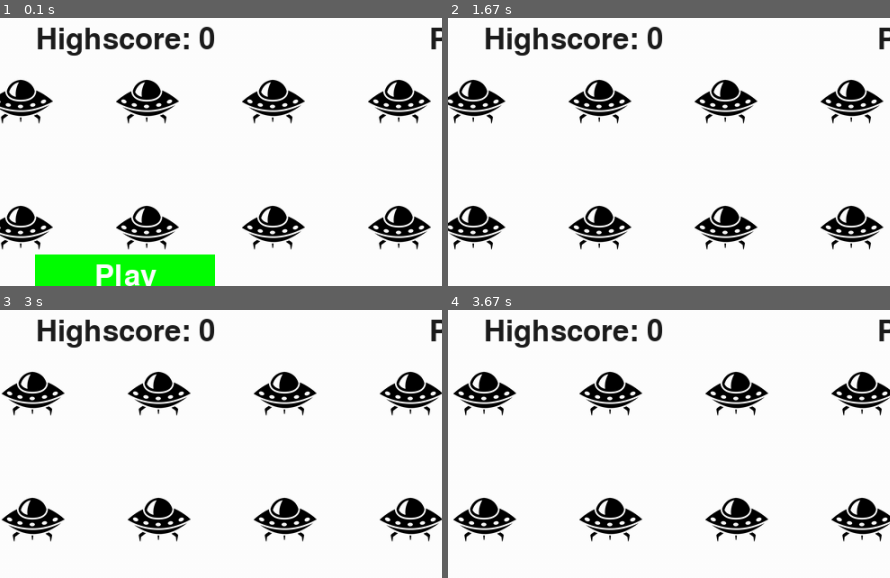
Above: before the commit, frames 1-4 (two rows, left to right).
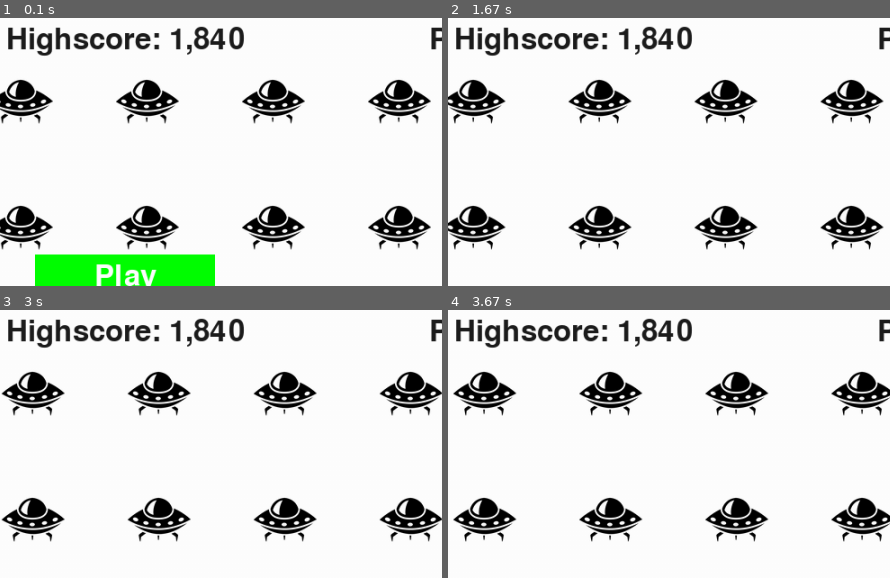
Above: after the commit, the same moments.

Repository: ian-developer/pygame-project-alien-destroyer
Game: pygame game, started from alien_invasion.py
Two runs of this game, one before a commit and one after it. Both use one fixed random seed, a clock stepped at 60 frames per second and the inputs below.
Inputs:
- Up to frame 1 (0.1 s): no input
- Up to frame 2 (1.67 s): hold Space 0.33-0.8 s; hold Right 0.33-0.8 s; click "Play" at 0.88 s; tap Space at 1.17, 1.57 s; hold Right from 1.5 s (still down)
- Up to frame 3 (3 s): tap Space at 1.87, 2.07, 2.37, 2.57, 2.87 s; release Right at 1.97 s; hold Right 2-2.47 s; hold Left from 2.5 s (still down)
- Up to frame 4 (3.67 s): release Left at 3.03 s; hold Left 3.07-3.47 s; tap Space at 3.13, 3.43, 3.57 s; hold Right from 3.5 s (still down)
The pictures show only the part of the screen within x 36-86%, y 1-51%; the shares and areas given below are measured in that part.

The runs differ from the first frame. In frame 1, 2.8% of the frame differs, in the area x 1-56%, y 2-15%; in frame 2, 2.8%; in frame 3, 2.8%; in frame 4, 2.8%.

Commit message:
highscore is now saved in a txt file

Diff:
--- a/game_functions.py
+++ b/game_functions.py
@@ -7,7 +7,7 @@
 from bullet import Bullet
 from alien import Alien
 
-def check_keydown_events(event, ai_settings, screen, ship, bullets):
+def check_keydown_events(event, ai_settings, screen, stats, ship, bullets):
     if event.key == pygame.K_RIGHT:
         ship.moving_right = True
     elif event.key == pygame.K_LEFT:
@@ -15,6 +15,7 @@
     elif event.key == pygame.K_SPACE:
         fire_bullet(ai_settings, screen, ship, bullets)
     elif event.key == pygame.K_q:
+        save_highscore(stats)
         sys.exit()
 
 def check_keyup_events(event, ship):
@@ -27,6 +28,7 @@
     """respond to keypresses and mouse events."""
     for event in pygame.event.get():
         if event.type == pygame.QUIT:
+            save_highscore(stats)
             sys.exit()
 
         elif event.type == pygame.MOUSEBUTTONDOWN:
@@ -35,7 +37,7 @@
                 aliens, bullets, mouse_x, mouse_y)
 
         elif event.type == pygame.KEYDOWN:
-            check_keydown_events(event, ai_settings, screen, ship, bullets)
+            check_keydown_events(event, ai_settings, screen, stats, ship, bullets)
 
         elif event.type == pygame.KEYUP:
             check_keyup_events(event, ship)
@@ -218,3 +220,11 @@
     if stats.score > stats.high_score:
         stats.high_score = stats.score
         sb.prep_high_score()
+
+
+# Save highscore
+
+def save_highscore(stats):
+    file = open("highscore.txt", "w")
+    file.write(str(stats.high_score))
+    file.close()
--- a/game_stats.py
+++ b/game_stats.py
@@ -13,7 +13,8 @@
         self.game_active = False
 
         # High score should never be reset.
-        self.high_score = 0
+        hs_file = open("highscore.txt", "r")
+        self.high_score = int(hs_file.read())
 
     def reset_stats(self):
         self.ships_left = self.ai_settings.ship_limit
--- /dev/null
+++ b/highscore.txt
@@ -0,0 +1 @@
+1836
